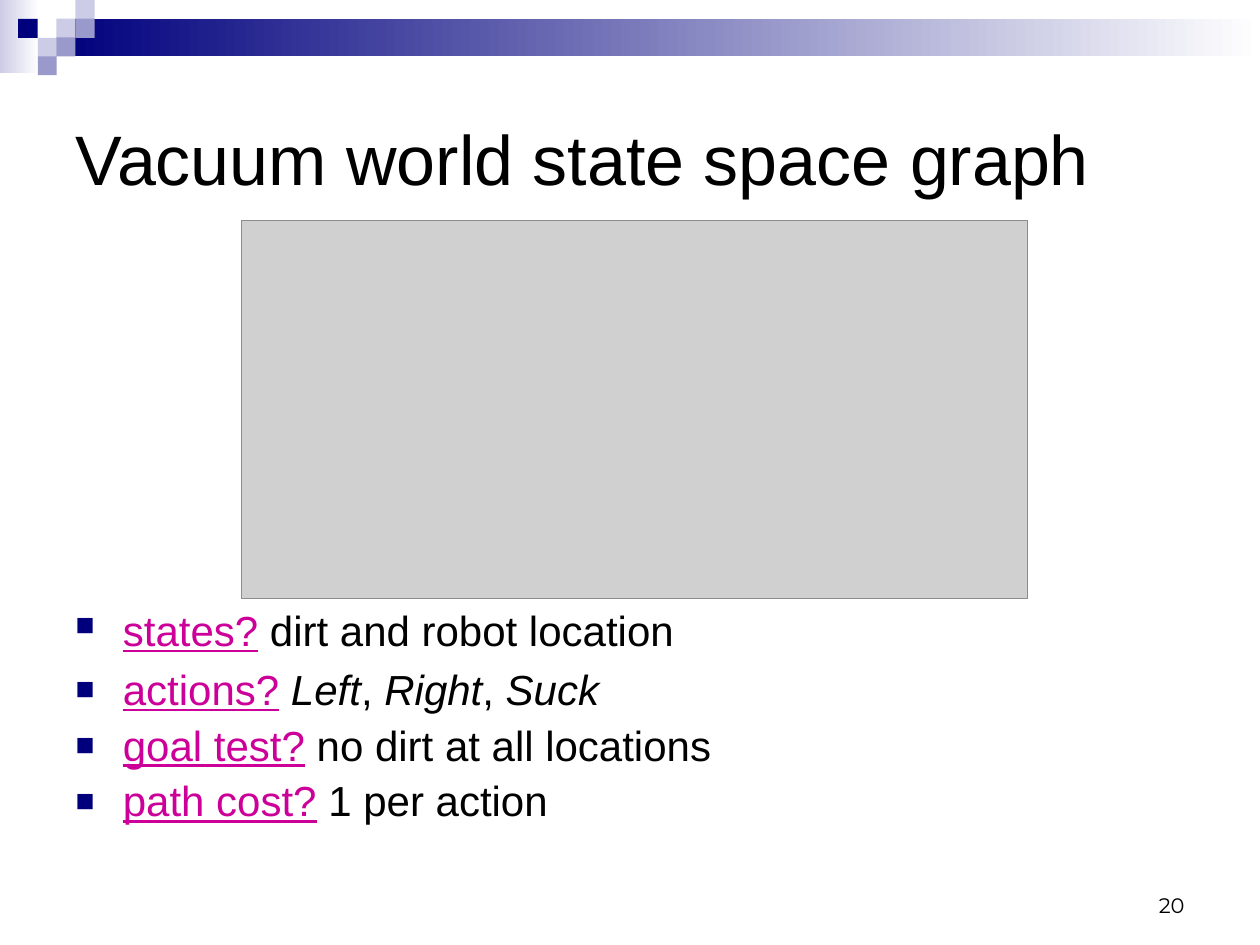
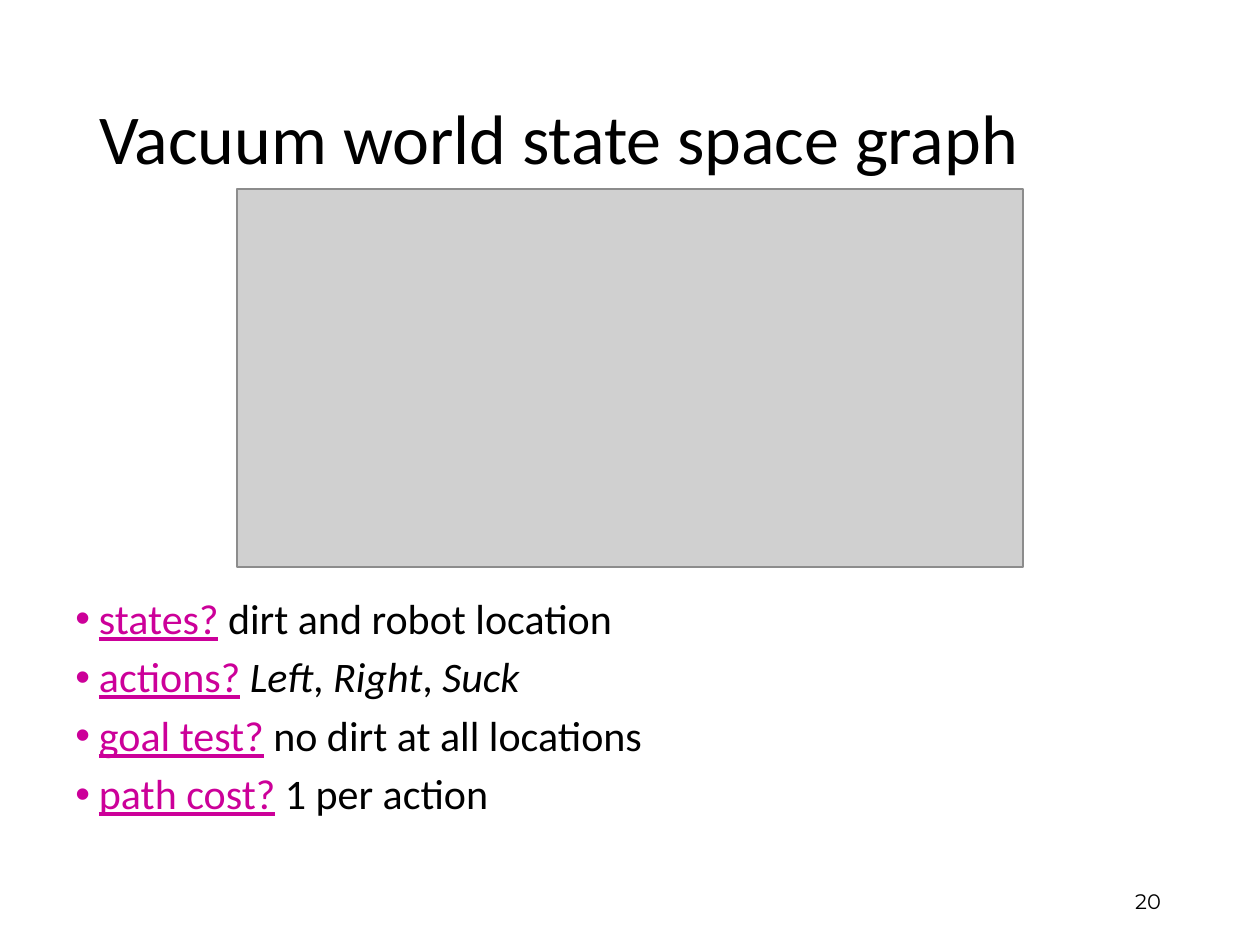
Before and after one commit to jayurbain/artificial-intelligence, a slide deck: slide 20 of slides/m3-search.ppt. Drawn at 1260x945 pixels with LibreOffice and Linux fonts; fonts in the diff are those of the drawing; grey boxes stand for pictures. Boxes give left, top, right and bottom in pixels: in the first picture for what was removed or moved away, otherwise in the second. Text is boxed around its words. In the diff, an @@ line names an element or a change of style, - is before the commit and + after.

```diff
--- a/slides/m3-search.ppt
+++ b/slides/m3-search.ppt
@@ group removed at [0,0,1260,76]: 9 rectangles @@
@@ title "Vacuum world state space graph": place and size @@
-title "Vacuum world state space graph" at [76,134,1089,198]
+title "Vacuum world state space graph" at [99,115,1018,176]
@@ title "Vacuum world state space graph" at [99,115,1018,176]: font Arial to Calibri; line spacing 1 to 0.9 @@
@@ picture: place and size @@
-picture at [242,220,1028,598]
+picture at [237,189,1023,567]
@@ text "states? dirt and robot location" at [99,604,642,816]: font Arial to Calibri; bullet ■ to •; bullet colour #00007D to #CC0099; more space between paragraphs @@
@@ page number: place and size @@
-page number at [1159,898,1185,913]
+page number at [1135,894,1161,909]
@@ page number at [1135,894,1161,909]: vertical alignment bottom to middle @@
```
Also in this commit, not shown: 69 other slides changed, 5 other files.
